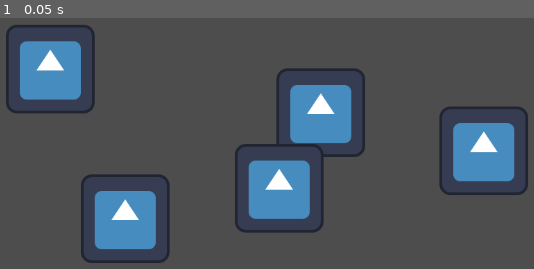
Above: before the commit, frame 1.
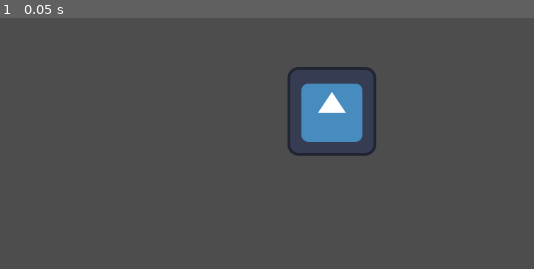
Above: after the commit, the same moment.

Repository: Alafandri/StardanceProject
Game: Godot game, scene res://main.tscn
The game is run twice, just before and just after one commit, with the same random seed, the same clock (stepped at 60 frames per second) and the same inputs. The project has no main scene, so this scene is started directly. The engine's default icon, where the game draws it, is replaced by a stand-in: a white triangle on a blue panel in a dark square.
Inputs:
- Up to frame 1 (0.05 s): no input

The runs differ from the first frame. In frame 1, 16% of the frame differs, in the area x 1-99%, y 2-98%.

Commit message:
fresh start
Got everything working

Diff:
--- a/main.tscn
+++ b/main.tscn
@@ -1,25 +1,9 @@
 [gd_scene format=3 uid="uid://b4rdlxrxcbd20"]
 
 [ext_resource type="Texture2D" uid="uid://4xgobkstypon" path="res://icon.svg" id="1_ig7tw"]
-[ext_resource type="PackedScene" uid="uid://bfy8kfdcyuiwn" path="res://spritetest.tscn" id="2_0xm2m"]
 
 [node name="Node2D" type="Node2D" unique_id=414601868]
 
-[node name="Icon" type="Sprite2D" parent="." unique_id=789424355]
-position = Vector2(293, 486)
+[node name="Icon" type="Sprite2D" parent="." unique_id=1996135812]
+position = Vector2(591, 331)
 texture = ExtResource("1_ig7tw")
-
-[node name="Icon2" type="Sprite2D" parent="." unique_id=1232669257]
-position = Vector2(575, 333)
-texture = ExtResource("1_ig7tw")
-
-[node name="Icon3" type="Sprite2D" parent="." unique_id=862471848]
-position = Vector2(185, 270)
-texture = ExtResource("1_ig7tw")
-
-[node name="Sprite2D" parent="." unique_id=683670845 instance=ExtResource("2_0xm2m")]
-position = Vector2(741, 37)
-
-[node name="Icon4" type="Sprite2D" parent="." unique_id=1520052357]
-position = Vector2(515, 442)
-texture = ExtResource("1_ig7tw")
